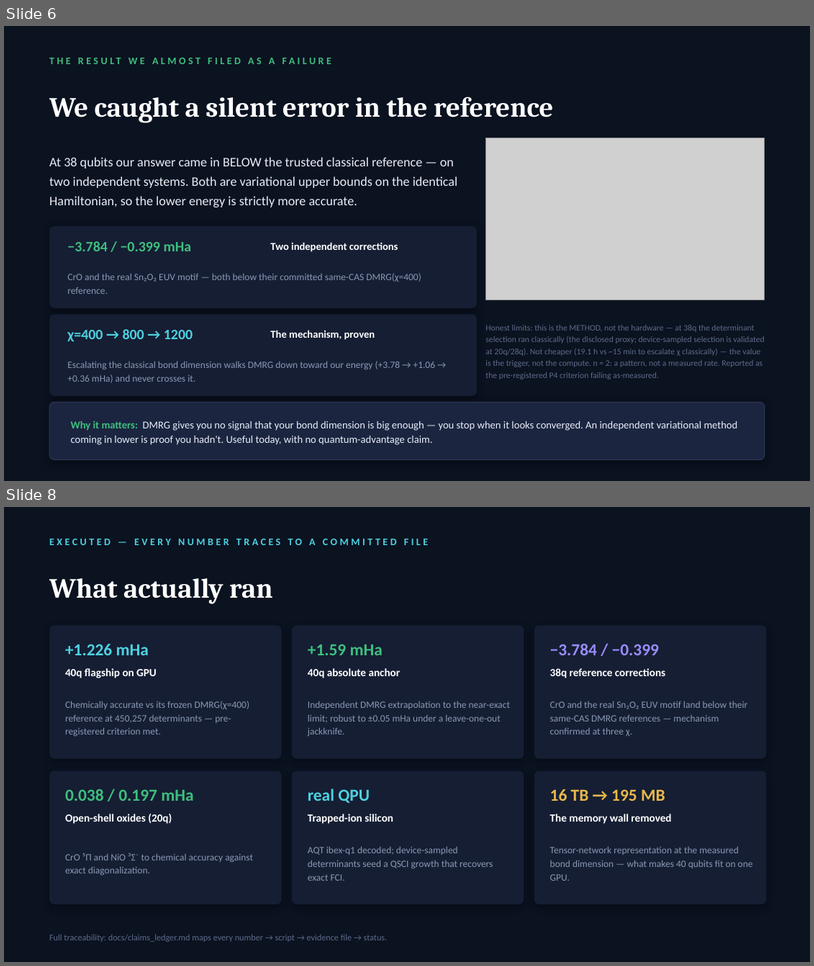
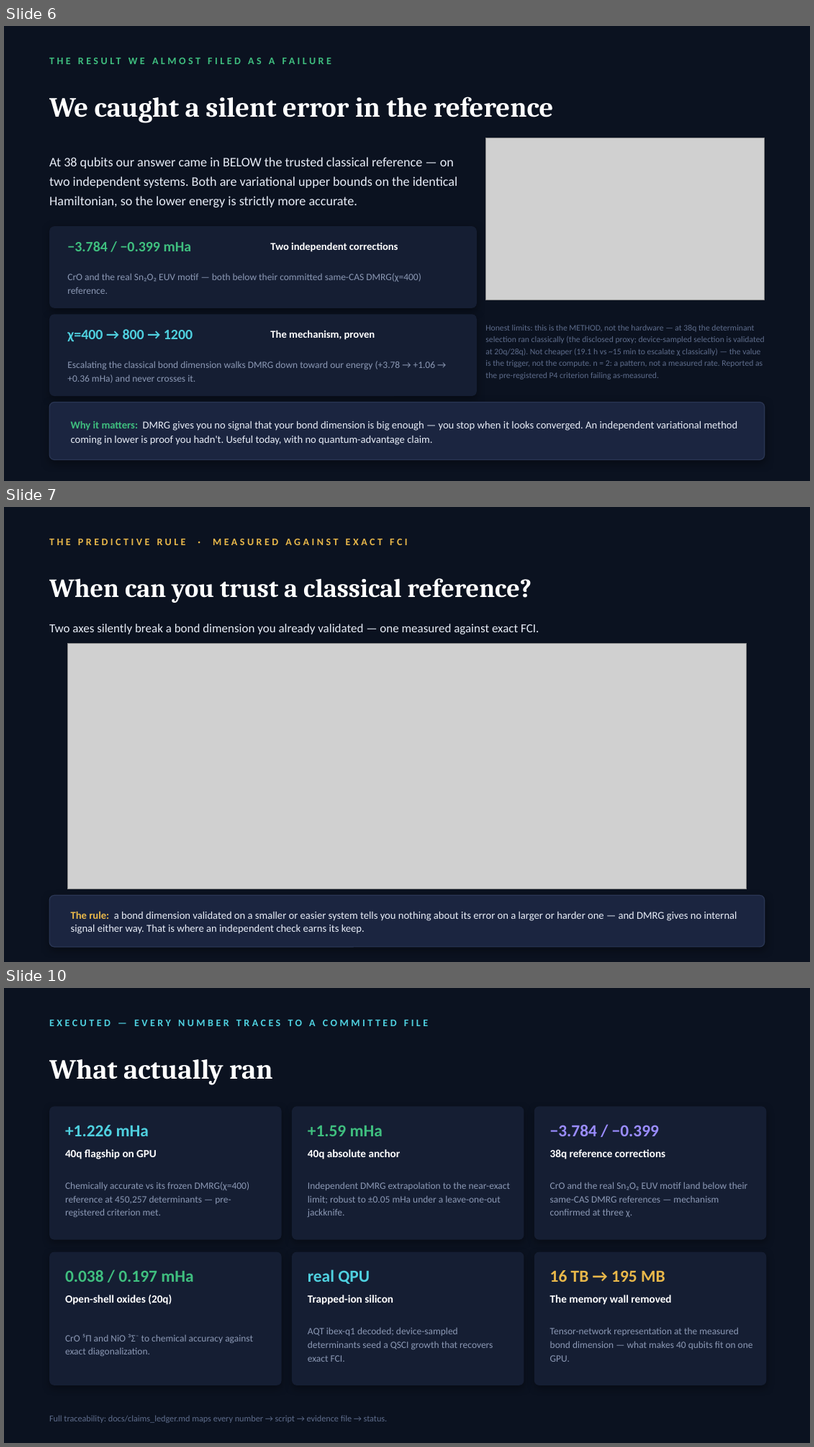
Before and after one commit to christianmetzl/potomac_advancedmaterials, a slide deck: paper/EIGENNEXUS_MATGENQ_Value_Story.pptx. Shown one above the other, each under a label of ours: slides 6 and 8 before the commit, slides 6, 7 and 10 after it; the slides between them are not shown. The pictures are 814x966 and 814x1447 pixels, drawn with LibreOffice and Linux fonts; fonts in the diff are those of the drawing; grey boxes stand for pictures. Boxes give left, top, right and bottom in pixels: in the first picture for what was removed or moved away, otherwise in the second. Text is boxed around its words. In the diff, an @@ line names an element or a change of style, - is before the commit and + after.

```diff
--- a/paper/EIGENNEXUS_MATGENQ_Value_Story.pptx
+++ b/paper/EIGENNEXUS_MATGENQ_Value_Story.pptx
@@ slide 7 added at <box>4,507,810,962</box>, background #0B1220 @@
@@ text added at <box>49,539,407,545</box>, 12 pt, text #E9B84A, bold @@
+THE PREDICTIVE RULE · MEASURED AGAINST EXACT FCI
@@ text added at <box>49,578,532,603</box>, 31 pt, text #FFFFFF, bold @@
+When can you trust a classical reference?
@@ text added at <box>49,624,539,634</box>, 14.5 pt, text #E8EDF7 @@
+Two axes silently break a bond dimension you already validated — one measured against exact FCI.
@@ picture added at <box>67,643,747,889</box> @@
@@ rounded rectangle added at <box>49,895,765,947</box>, fill #1B2540, outline #2A3654 1 pt @@
@@ text added at <box>71,911,738,934</box>, 12.5 pt, text #E8EDF7 @@
+The rule: a bond dimension validated on a smaller or easier system tells you nothing about its error on a larger or harder one — and DMRG gives no internal signal either way. That is where an independent check earns its keep.
@@ what was slide 8 is now slide 10 @@
```
Also in this commit, not shown: 2 slides changed, 1 other slide added, 2 other files.
